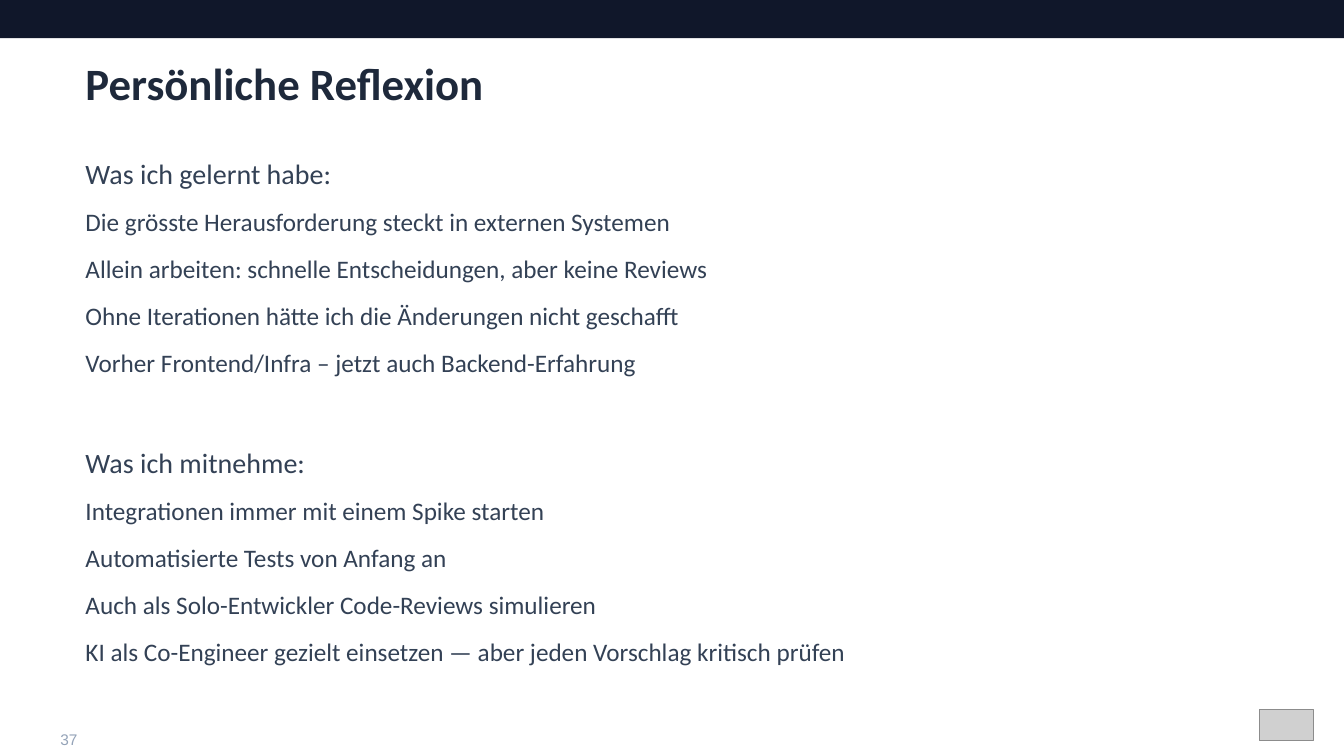
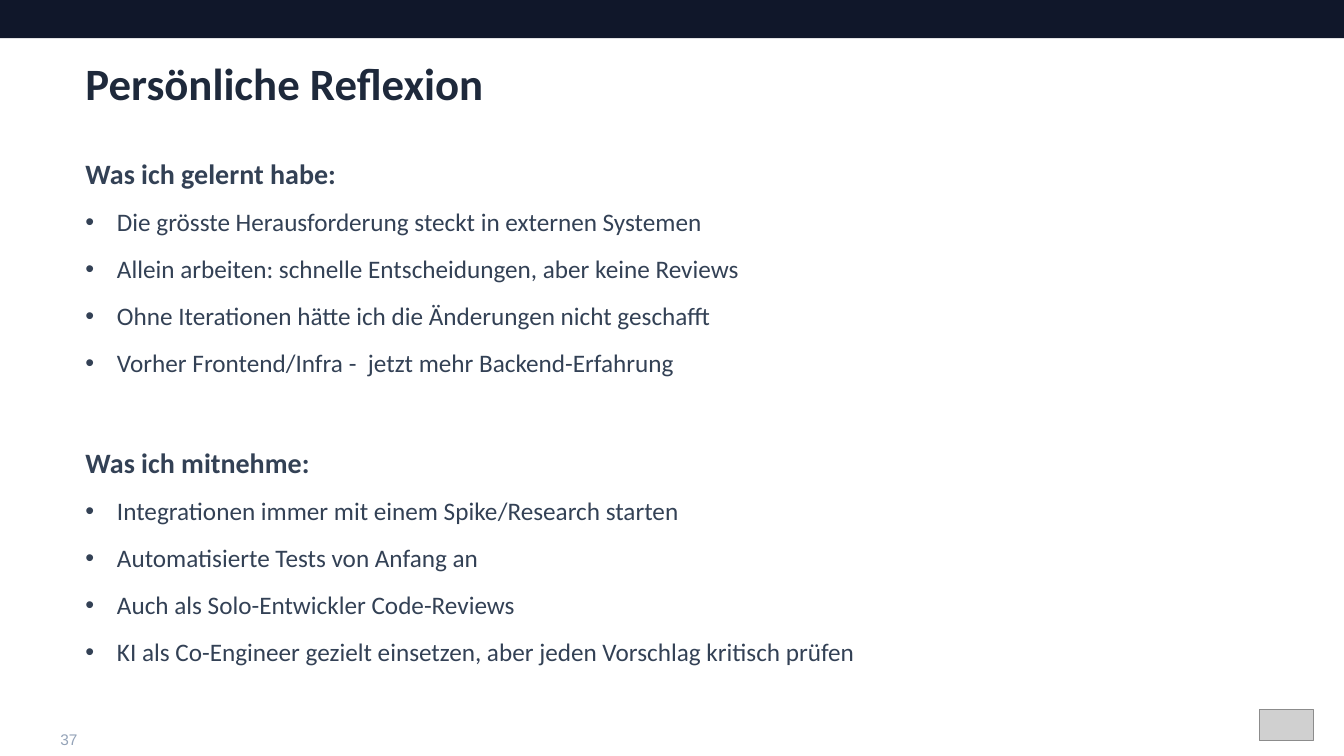
Before and after one commit to Timohone/sprintify, a slide deck: slide 37 of docs/Sprintify_Praesentation_final.pptx. Drawn at 1344x756 pixels with LibreOffice and Linux fonts; fonts in the diff are those of the drawing; grey boxes stand for pictures. Boxes give left, top, right and bottom in pixels: in the first picture for what was removed or moved away, otherwise in the second. Text is boxed around its words. In the diff, an @@ line names an element or a change of style, - is before the commit and + after.

```diff
--- a/docs/Sprintify_Praesentation_final.pptx
+++ b/docs/Sprintify_Praesentation_final.pptx
@@ text at (85, 164, 739, 572): bold on in "Was ich gelernt habe:", "Was ich mitnehme:"; bullet none to • @@
@@ text at (117, 354, 673, 377): text changed @@
-  Vorher Frontend/Infra – jetzt auch Backend-Erfahrung
+  • Vorher Frontend/Infra - jetzt mehr Backend-Erfahrung
@@ text at (117, 502, 678, 525): text changed @@
-  Integrationen immer mit einem Spike starten
+  • Integrationen immer mit einem Spike/Research starten
@@ text at (117, 596, 854, 666): text changed @@
-  Auch als Solo-Entwickler Code-Reviews simulieren
-  KI als Co-Engineer gezielt einsetzen — aber jeden Vorschlag kritisch prüfen
+  • Auch als Solo-Entwickler Code-Reviews
+  • KI als Co-Engineer gezielt einsetzen, aber jeden Vorschlag kritisch prüfen
```
Also in this commit, not shown: 12 other slides changed.
